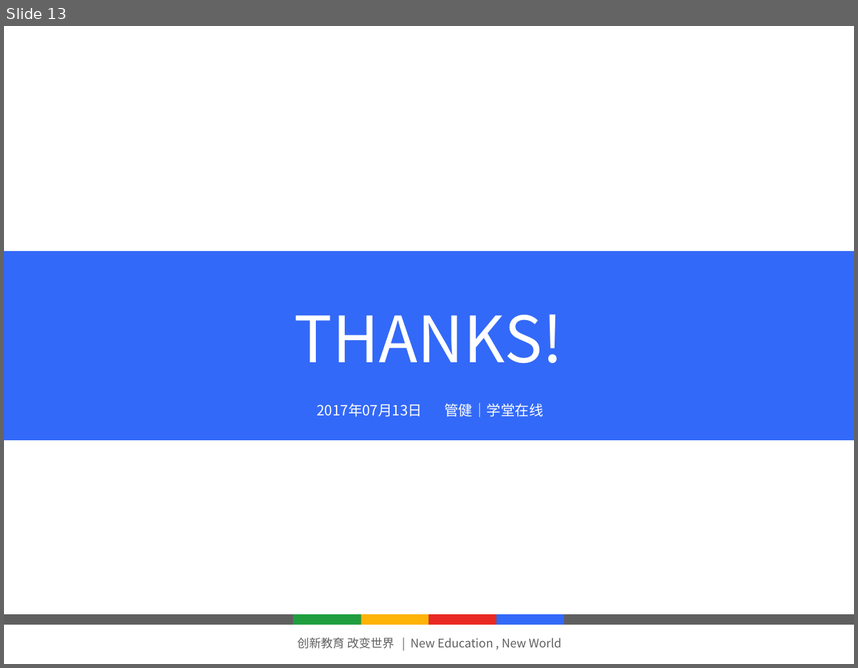
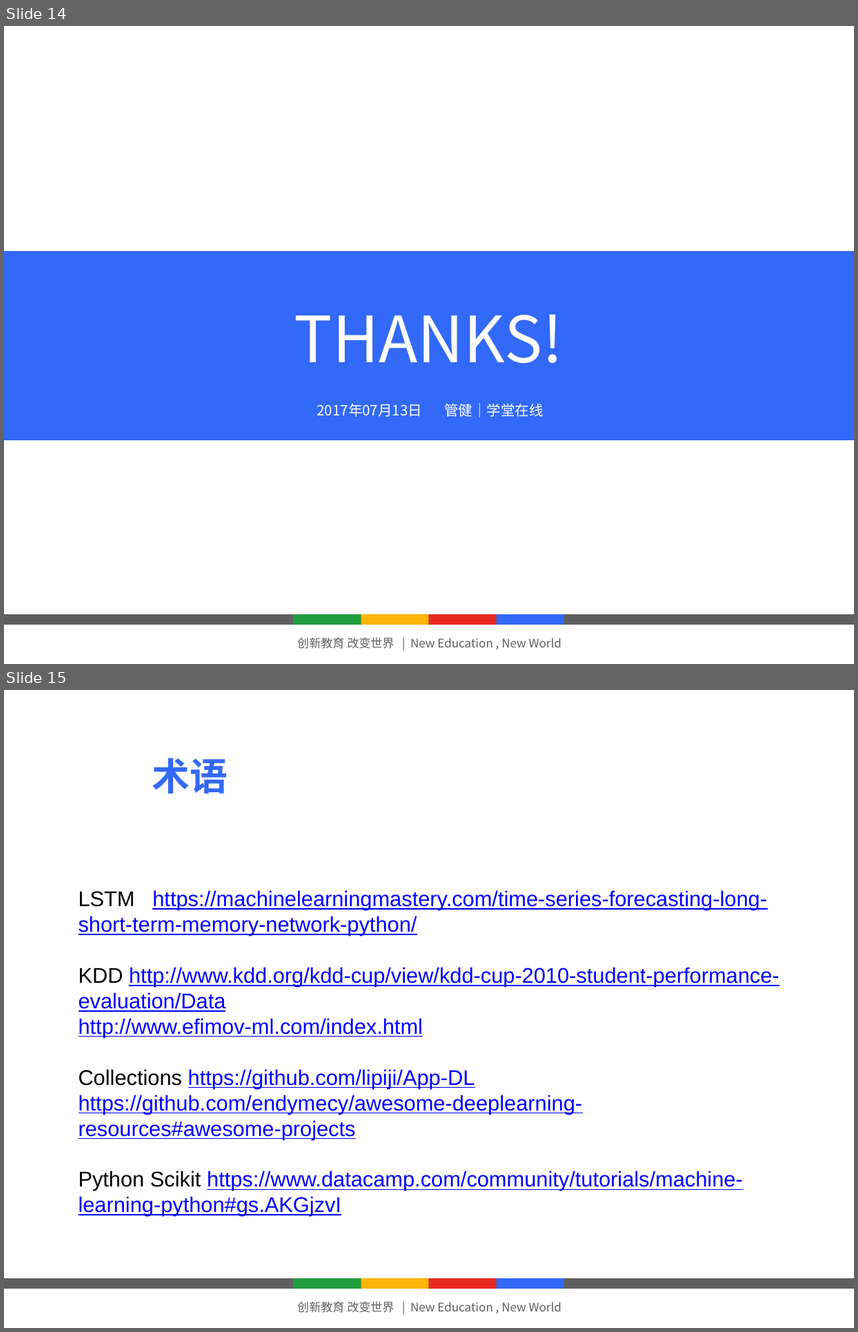
Before and after one commit to gavinzheng/whitepapercollection, a slide deck: work/Proctor/学堂云产品_线上监考-V1.pptx. Shown one above the other, each under a label of ours: slide 13 before the commit, slides 14 and 15 after it. The pictures are 858x668 and 858x1332 pixels, drawn with LibreOffice and Linux fonts; fonts in the diff are those of the drawing; background and template pictures are left out. Boxes give left, top, right and bottom in pixels: in the first picture for what was removed or moved away, otherwise in the second. Text is boxed around its words. In the diff, an @@ line names an element or a change of style, - is before the commit and + after.

```diff
--- a/work/Proctor/学堂云产品_线上监考-V1.pptx
+++ b/work/Proctor/学堂云产品_线上监考-V1.pptx
@@ slide 15 added at [4,690,854,1328], background #FFFFFF; not listed: 6 template elements that a slide beside it also shows @@
@@ page number added at [70,745,109,806], 36 pt, text #FFFFFF @@
+15
@@ text added at [152,758,228,793], 32 pt, text #3369F8, bold @@
+术语
@@ text added at [79,890,780,1216], 18 pt, text #0000FF, underline @@
+LSTM https://machinelearningmastery.com/time-series-forecasting-long-short-term-memory-network-python/
+KDD http://www.kdd.org/kdd-cup/view/kdd-cup-2010-student-performance-evaluation/Data
+http://www.efimov-ml.com/index.html
+Collections https://github.com/lipiji/App-DL
+https://github.com/endymecy/awesome-deeplearning-resources#awesome-projects
+Python Scikit https://www.datacamp.com/community/tutorials/machine-learning-python#gs.AKGjzvI
@@ what was slide 13 is now slide 14 @@
```
Also in this commit, not shown: 2 slides changed, 6 other slides added, 4 other files.
